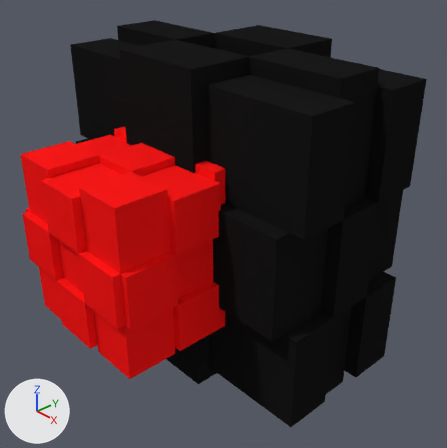
What one commit did to the Blender file Project Gamma/Assets/Models/Button-Cube.blend.
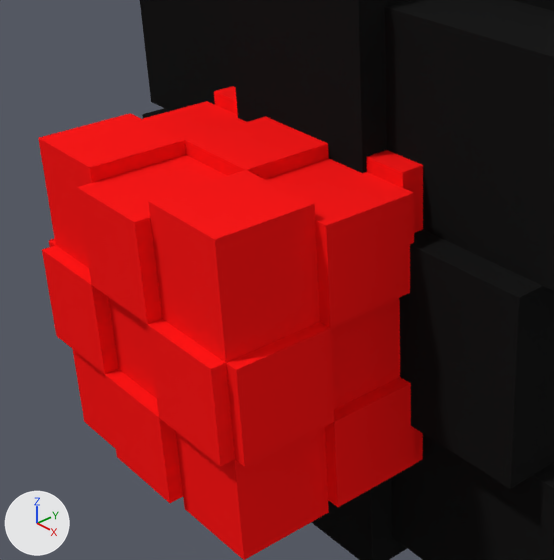
Old and new are each drawn whole from a 50 mm camera at (2.89, -1.97, 1.91) aimed at (0.16, 0.55, -0.04) and again close up on the part from 0% to 66% of the width and 18% to 85% of the height. Arrows for +X, +Y and +Z are at lower left; the lights stay in place.

The scene before the commit, as lines of its bpy script (objects in view):
```python
me_cube = bpy.data.meshes.new('Cube')
me_cube.from_pydata(...)  # 160 vertices, 158 faces; spans x -0.55..0.55, y -0.55..0.55, z -0.55..0.55
me_cube.materials.append(mat_button_cube_front_unpressed)  # red #ff1919
me_cube_001 = bpy.data.meshes.new('Cube.001')
me_cube_001.from_pydata(...)  # 152 vertices, 150 faces; spans x -1.1..1.1, y -0.6..0.6, z -1.1..1.1
me_cube_001.materials.append(mat_button_cube_base)  # black #191919
me_cube_002 = bpy.data.meshes.new('Cube.002')
me_cube_002.from_pydata(...)  # 160 vertices, 158 faces; spans x -0.55..0.55, y -0.55..0.55, z -0.55..0.55
me_cube_002.materials.append(mat_button_cube_front_pressed)  # green #00ff32
ob_buttonbase = bpy.data.objects.new('ButtonBase', me_cube_001)
ob_buttonbase.location = (0.0, 0.75, 0.0)
ob_pressedbutton = bpy.data.objects.new('PressedButton', me_cube_002)
ob_pressedbutton.location = (0.0, 0.5, 0.0)
ob_pressedbutton.hide_viewport = True
ob_unpressedbutton = bpy.data.objects.new('UnpressedButton', me_cube)
ob_unpressedbutton.location = (0.0, 0.0, 0.0)
```
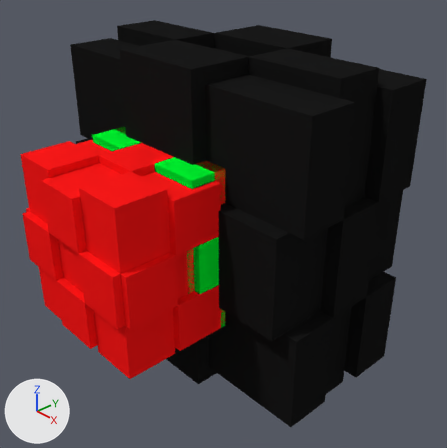
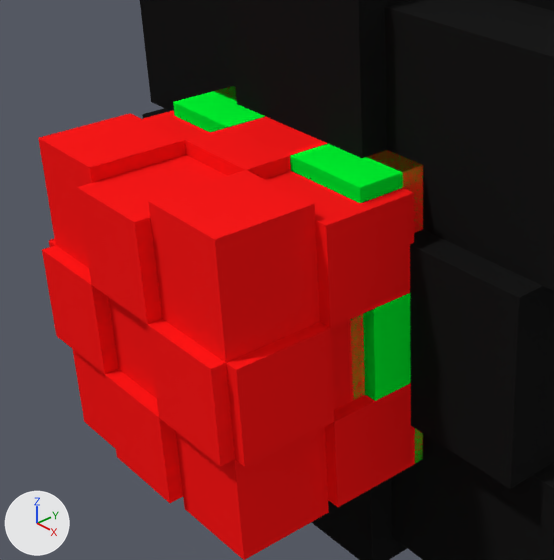
Pixel boxes [x1, y1, x2, y2] of what changed, in the close-ups (554 x 560 px):
'PressedButton', shown (green)
    after: [173, 86, 423, 464]

The edits, one by one:
Object 'PressedButton' (ob_pressedbutton) is now shown.
